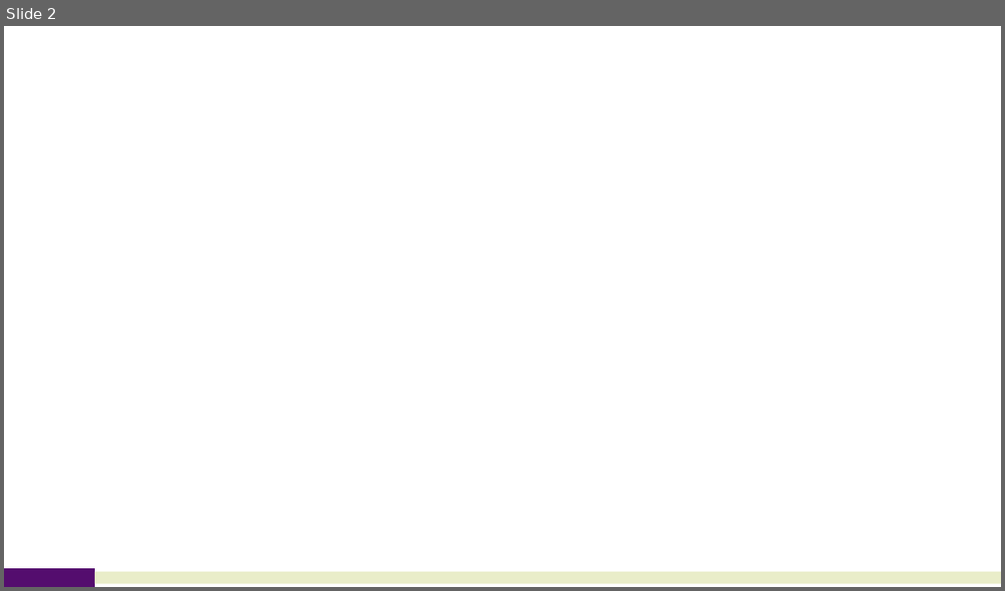
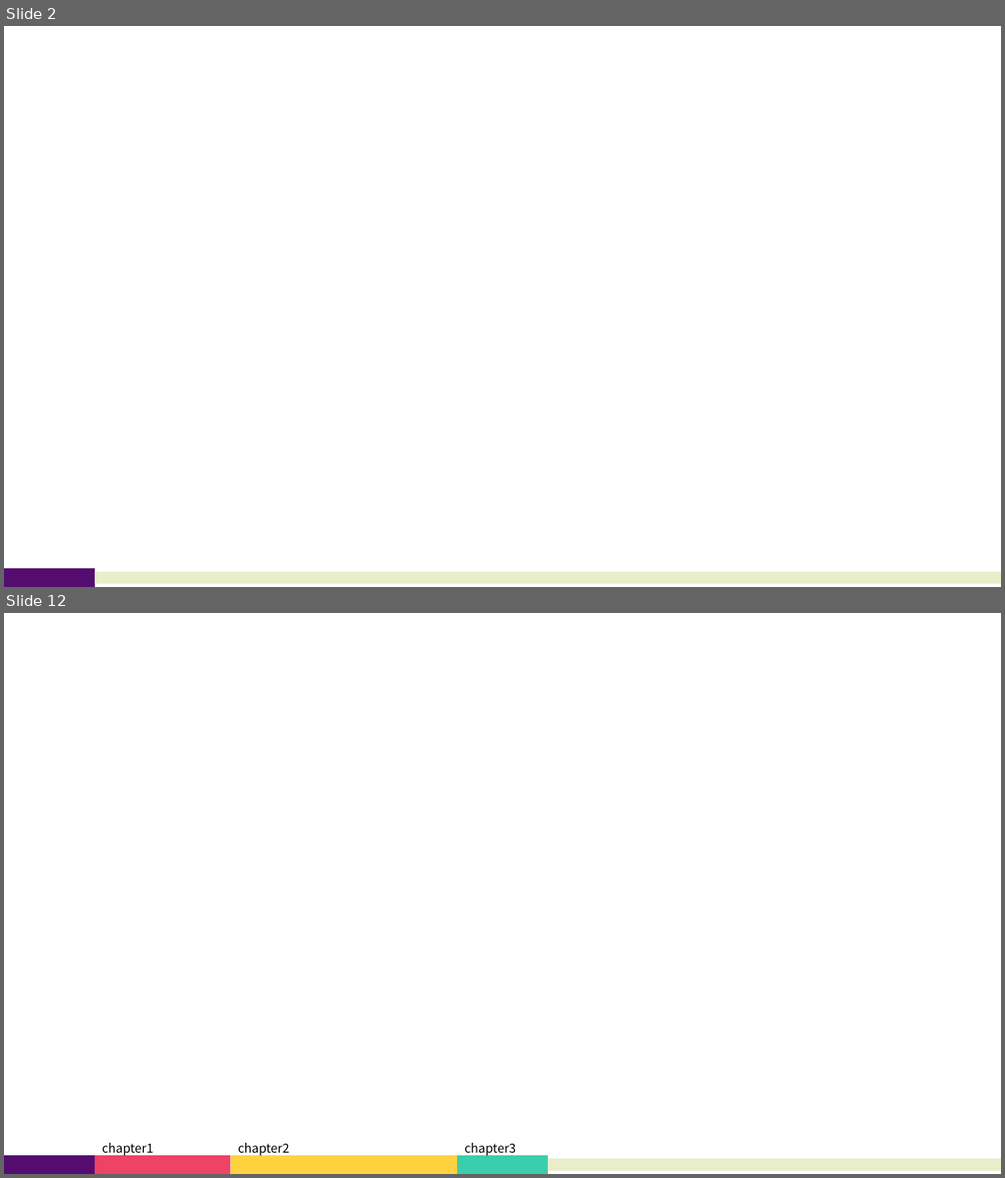
Before and after one commit to xzhhzx/pptx-progress-bar, a slide deck: test.pptx. Shown one above the other, each under a label of ours: slide 2 before the commit, slides 2 and 12 after it; the slides between them are not shown. The pictures are 1005x591 and 1005x1178 pixels, drawn with LibreOffice and Linux fonts; fonts in the diff are those of the drawing. Boxes give left, top, right and bottom in pixels: in the first picture for what was removed or moved away, otherwise in the second. Text is boxed around its words. In the diff, an @@ line names an element or a change of style, - is before the commit and + after.

Commit message:
v3.5: add feature: adding caption to each chapter

```diff
--- a/test.pptx
+++ b/test.pptx
@@ slide 12 added at box(4, 613, 1001, 1174), background #FFFFFF @@
@@ group added at box(4, 1143, 1001, 1174): 5 rectangles, 3 texts @@
+chapter1
+chapter2
+chapter3
```
Also in this commit, not shown: 6 slides changed, 13 other slides added, 14 slides removed, 3 other files.
